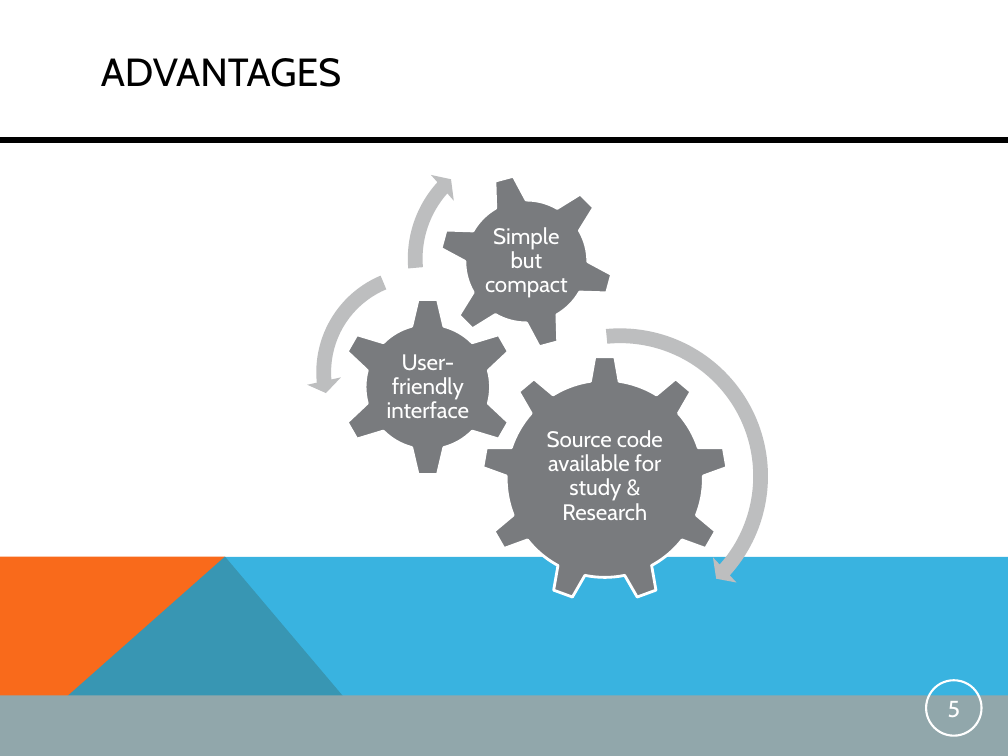
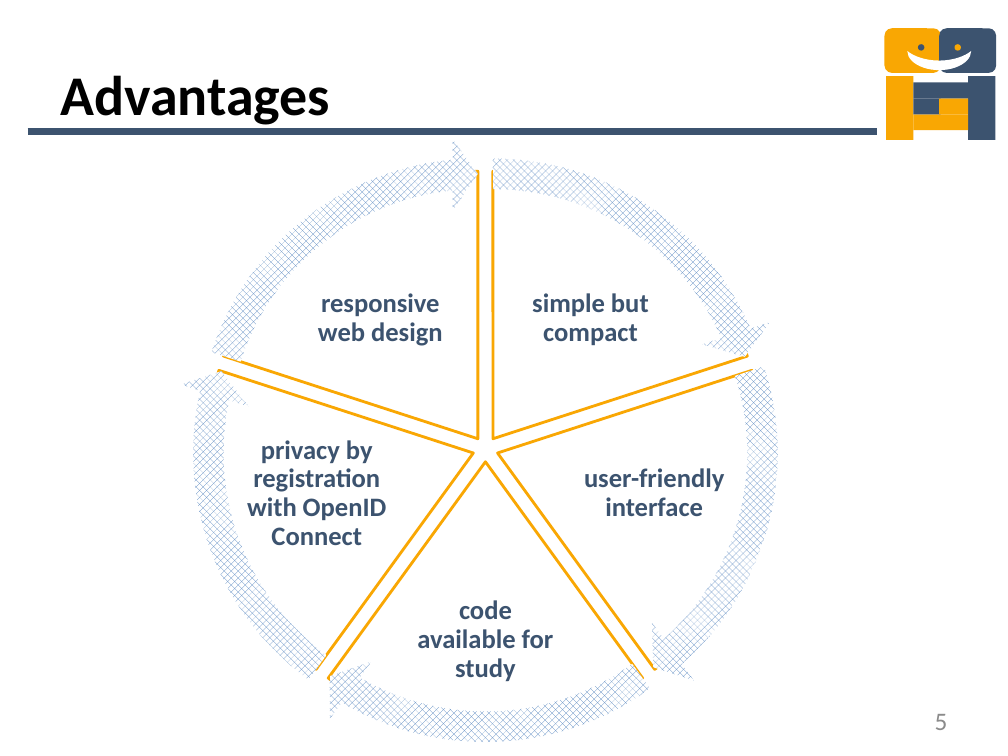
Before and after one commit to mdger/UGNM_Instantmessaging, a slide deck: slide 5 of UGNM_Instantmessaging/doc/PresentationIM.pptx. Drawn at 1008x756 pixels with LibreOffice and Linux fonts; fonts in the diff are those of the drawing. Boxes give left, top, right and bottom in pixels: in the first picture for what was removed or moved away, otherwise in the second. Text is boxed around its words. In the diff, an @@ line names an element or a change of style, - is before the commit and + after.

```diff
--- a/UGNM_Instantmessaging/doc/PresentationIM.pptx
+++ b/UGNM_Instantmessaging/doc/PresentationIM.pptx
@@ group added at [885, 28, 996, 139]: 6 rectangles, 2 rounded rectangles, 2 ellipses, 1 moon @@
@@ title at [60, 75, 330, 125]: text changed; size 28 to 40 pt; font Cabin to Calibri; bold on @@
-ADVANTAGES
+Advantages
@@ line moved from (0, 140) - (1008, 140) to (28, 132) - (877, 132) @@
@@ line (28, 132) - (877, 132): stroke #000000 4 pt to #3C536F 5 pt @@
@@ group added at [172, 138, 797, 756]: 5 pie slice (boxed as its full ellipse)s, 5 circular arrows, 2 texts @@
+privacy by registration with OpenID Connect
+responsive web design
@@ group removed at [306, 135, 778, 634]: 3 gears, 2 circular arrows, 1 left circular arrow @@
@@ text at [532, 293, 649, 345]: text changed; size 16 to 19 pt; font Cabin to Calibri; text colour #FFFFFF to #3C536F; bold on @@
-Simple but compact
+simple but compact
@@ text at [584, 468, 724, 516]: text changed; size 16 to 19 pt; font Cabin to Calibri; text colour #FFFFFF to #3C536F; bold on @@
-User-friendly interface
+user-friendly interface
@@ freeform shape removed at [0, 556, 394, 756] @@
@@ freeform shape removed at [0, 556, 1008, 756] @@
@@ text at [417, 600, 554, 681]: text changed; size 16 to 19 pt; font Cabin to Calibri; text colour #FFFFFF to #3C536F; bold on @@
-Source code available for study & Research
+code available for study
@@ rectangle removed at [0, 696, 1008, 756] @@
@@ page number: place and size @@
-page number at [926, 680, 982, 736]
+page number at [935, 714, 948, 730]
@@ page number at [935, 714, 948, 730]: size 16.5 to 18 pt, font Cabin to Calibri, text colour #FFFFFF to #8C8C8C; alignment centre to right; outline #FFFFFF 1.5 pt to none @@
```
Also in this commit, not shown: 5 other slides changed, 1 slide added, 1 slide removed, 1 other file.
